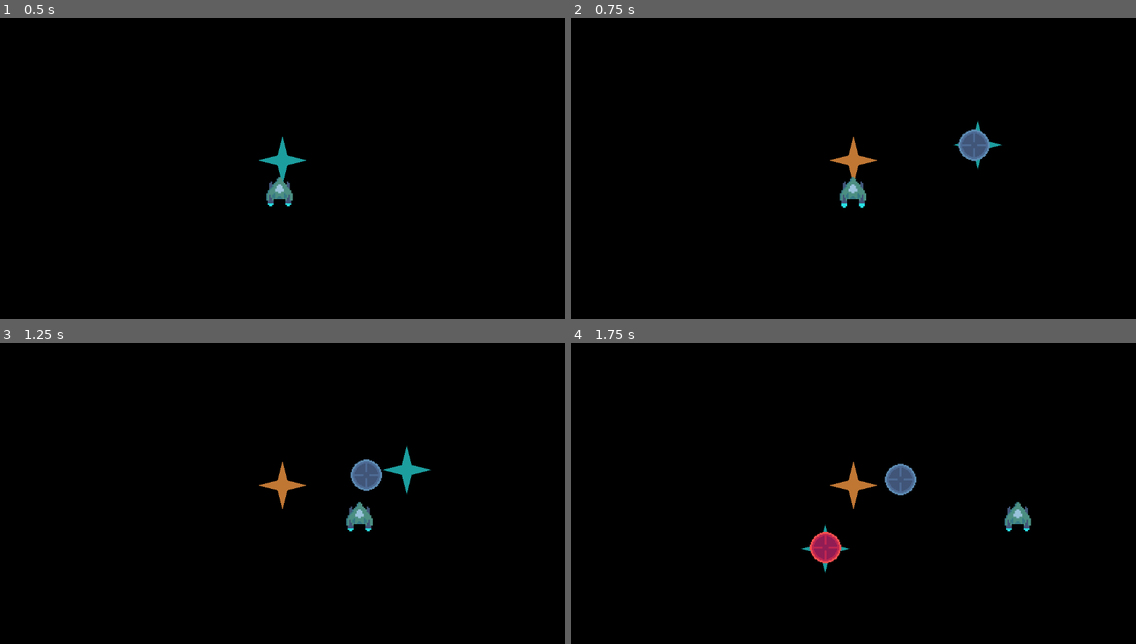
Above: before the commit, frames 1-4 (two rows, left to right).
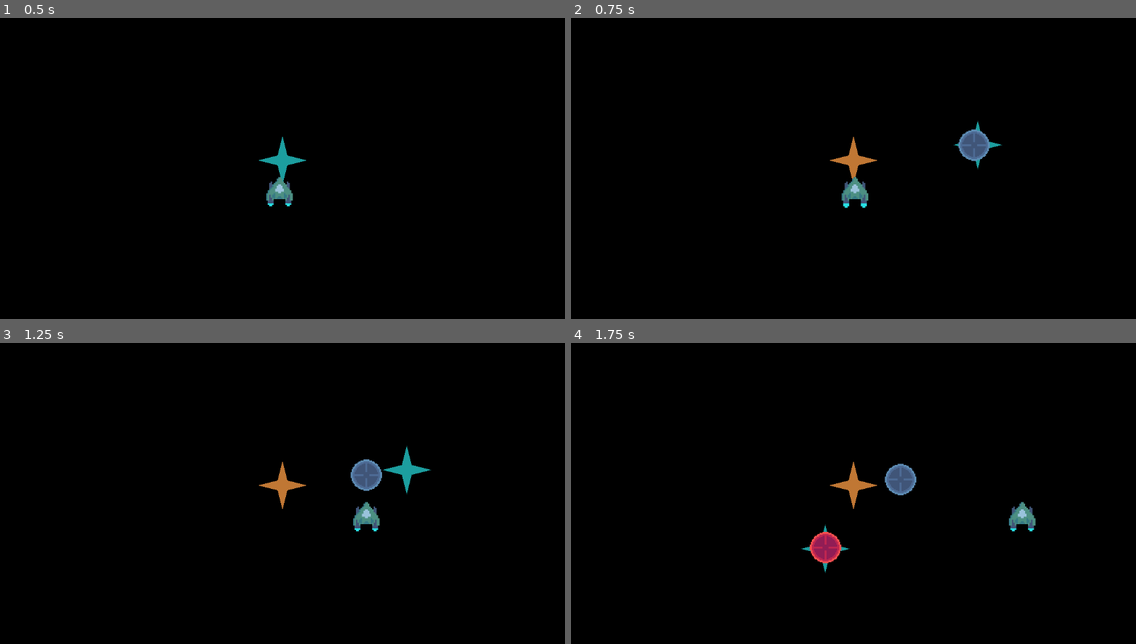
Above: after the commit, the same moments.

Repository: townofdon/godot-physics-test-2d
Game: Godot game, scene res://gameplay.tscn
Same seed, same stepped clock (60 frames per second), same inputs: the game is played once before the commit and once after it.
Inputs (mouse positions are in pixels of both pictures, inside the frame that each line leads up to):
- Up to frame 1 (0.5 s): no input
- Up to frame 2 (0.75 s): move the mouse to (977, 144) at 0.52 s; hold D (right) from 0.53 s (still down); hold Shift (shift) from 0.53 s (still down); click (977, 144) at 0.67 s
- Up to frame 3 (1.25 s): keep holding D (right); keep holding Shift (shift)
- Up to frame 4 (1.75 s): release D (right) at 1.25 s; release Shift (shift) at 1.25 s; drag from (740, 502) to (825, 547) at 1.27 s

Frame 1 is identical in both runs. In frame 2, 0.2% of the frame differs, in the area x 47-53%, y 52-64%; in frame 3, 0.4%, in the area x 61-68%, y 52-63%; in frame 4, 0.3%.

Commit message:
refactor components to use dep injection

Diff:
--- a/entities/entity.gd
+++ b/entities/entity.gd
@@ -12,6 +12,7 @@
 
 @onready var marker = %Marker2D
 @onready var motor = %Motor
+@onready var playerController = %PlayerController
 
 var frame_count := 0
 var last_collision_entity: Entity
@@ -19,11 +20,20 @@
 var forces: Array[ForceOverTime] = []
 
 func _ready() -> void:
+	if motor: motor.on_ready(self)
+
+	# TODO: REMOVE INITIAL VELOCITY TOWARDS MARKER
 	if (!marker): return
 	var init_direction: Vector2 = (marker.global_position - global_position).normalized()
 	velocity = init_direction * speed
 
 func _physics_process(delta: float) -> void:
+	# handle player input
+	if playerController: playerController.on_physics_process(motor, delta)
+
+	# handle motor
+	if motor: motor.on_physics_process(self, delta)
+
 	# handle external forces
 	var external_velocity := Vector2.ZERO
 	var computed_velocity := Vector2.ZERO
@@ -41,7 +51,6 @@
 		last_collision_entity = null
 
 	if (collision):
-		if motor: motor.reset_forces()
 		var otherCollider := collision.get_collider()
 		if (otherCollider is Entity):
 			_collide_with_entity(collision.get_collider(), collision)
@@ -51,6 +60,7 @@
 			velocity = rebound * bounce
 			self.remove_forces_by_type(ForceOverTime.COLLISION)
 			self.forces.append(ForceOverTime.new(self.velocity, 1, ForceOverTime.COLLISION))
+		if motor: motor.reset_forces(self.velocity)
 
 	frame_count += 1
 	for force in forces:
--- a/entities/motor.gd
+++ b/entities/motor.gd
@@ -2,15 +2,13 @@
 class_name Motor
 
 @export var stats:KinematicStats
-
-@onready var entity:Entity = get_parent()
 
 enum Mode { Manual, Arrive }
 
 const ROTATION_CARDINALITY := 45;
 
 var mode := Mode.Manual
-var input := Vector2.ZERO # move input
+var move_input := Vector2.ZERO # move input
 var destination := Vector2.ZERO # arrival destination
 var velocity := Vector2.ZERO
 var throttle := 0.0
@@ -23,16 +21,16 @@
 var spin_accel:SecondOrderDynamics
 
 ## Call this when the entity collides with something.
-func reset_forces() -> void:
-	if entity: velocity = entity.velocity
+func reset_forces(new_velocity:Vector2) -> void:
+	velocity = new_velocity
 	accel = SecondOrderDynamics.new(velocity)
 	spin_accel = SecondOrderDynamics.new(spin_velocity)
 
 # call every _physics_process
 func move(input: Vector2) -> void:
-	self.input += input
-	if self.input.length() > 1:
-		self.input = self.input.normalized()
+	move_input += input
+	if move_input.length() > 1:
+		move_input = move_input.normalized()
 	mode = Mode.Manual
 
 # call once
@@ -49,18 +47,17 @@
 func spin_to(desired_angle: float) -> void:
 	spin_target = desired_angle
 
-func _ready() -> void:
-	process_priority = -10
+func on_ready(entity:Entity) -> void:
 	if entity:
 		assert(entity is Entity)
 		velocity = entity.velocity
-	assert(!!stats, "motor must have Entity as a parent: " + utils.full_name(self))
+	assert(!!entity, "motor must have Entity as a parent: " + utils.full_name(self))
 	assert(!!stats, "KinematicStats unassigned in " + utils.full_name(self))
 	assert(stats is KinematicStats)
 	accel = SecondOrderDynamics.new(velocity)
 	spin_accel = SecondOrderDynamics.new(spin_velocity)
 
-func _physics_process(delta: float) -> void:
+func on_physics_process(entity:Entity, delta: float) -> void:
 	if !stats: return
 
 	if entity: velocity = entity.velocity
@@ -68,12 +65,12 @@
 	# prepare input
 	var arrival: float = 0.0
 	if mode == Mode.Arrive:
-		var vector_to_point:Vector2 = destination - self.global_position
-		self.input = vector_to_point.normalized()
+		var vector_to_point:Vector2 = destination - entity.global_position
+		move_input = vector_to_point.normalized()
 		arrival = clamp(vector_to_point.length() / max(stats.arrive_distance, 0.1), 0, 1)
 		if stats.arrival_curve:
 			arrival = clamp(stats.arrival_curve.sample_baked(arrival), 0, 1)
-	var has_input := !input.is_zero_approx()
+	var has_input := !move_input.is_zero_approx()
 
 	# set throttle based on input
 	if has_input:
@@ -90,7 +87,7 @@
 
 	# calc new velocity
 	var desired_speed:float = lerpf(stats.speed, max(stats.speed, stats.top_speed), top_speed_factor)
-	var desired_velocity := throttle * desired_speed * input
+	var desired_velocity := throttle * desired_speed * move_input
 	var momentum = utils.lerpdv2(velocity, Vector2.ZERO, stats.drag, delta)
 	var momentum_alignment:float = utils.dotnorm(momentum, desired_velocity)
 	if momentum_alignment < 0: momentum_alignment = momentum_alignment * -0.25
@@ -99,7 +96,7 @@
 	desired_velocity = sluggishness.lerp(desired_velocity, stats.handling)
 	var v_calc = accel.compute(delta, stats.accel_constants, desired_velocity, velocity)
 	if mode == Mode.Manual:
-		velocity = momentum.lerp(v_calc, clamp(input.length() * throttle, 0, 1))
+		velocity = momentum.lerp(v_calc, clamp(move_input.length() * throttle, 0, 1))
 	elif mode == Mode.Arrive:
 		velocity = v_calc * arrival
 		var has_arrived := arrival <= Constants.EPSILON
@@ -127,7 +124,7 @@
 		entity.velocity = velocity
 
 	# set state for next frame
-	input = Vector2.ZERO
+	move_input = Vector2.ZERO
 	spin_input = 0.0
 
 ## calculate modular difference, and remap to [-180, 180]
--- a/entities/player.tscn
+++ b/entities/player.tscn
@@ -61,4 +61,5 @@
 stats = ExtResource("4_qly61")
 
 [node name="PlayerController" type="Node" parent="."]
+unique_name_in_owner = true
 script = ExtResource("4_rfe5m")
--- a/entities/player_controller.gd
+++ b/entities/player_controller.gd
@@ -1,13 +1,11 @@
 extends Node
 class_name PlayerController
 
-@onready var motor:Motor = %Motor
+func on_physics_process(motor:Motor, delta: float) -> void:
+	assert(motor, "motor required in node: " + utils.full_name(self))
 
-func _ready() -> void:
-	assert(motor is Motor)
-	process_priority = -20
-
-func _physics_process(delta: float) -> void:
+	# TODO: ADD GAMEPAD SUPPORT
+	# TODO: ADD MULTIPLAYER SUPPORT
 	var input := Vector2.ZERO
 	if Input.is_action_pressed("up"):
 		input += Vector2.UP
